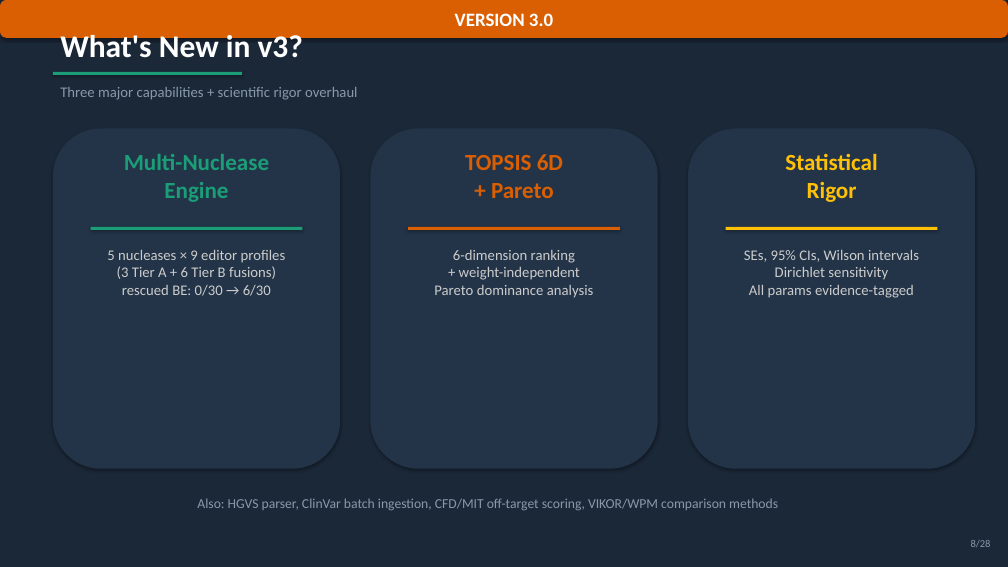
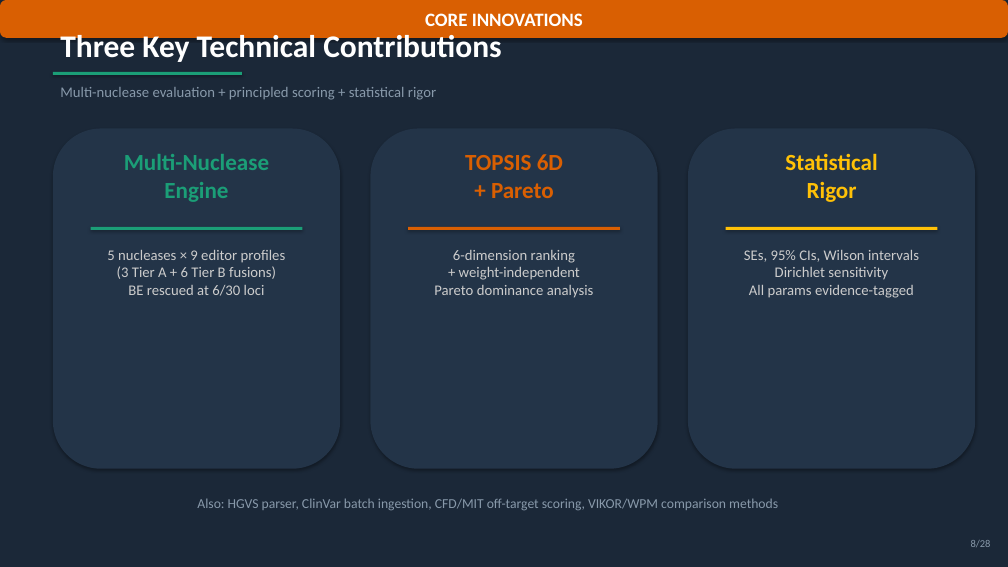
Before and after one commit to visvikbharti/CRISPRArchitect, a slide deck: slide 8 of paper/CRISPRArchitect_v3_LabMeeting.pptx. Drawn at 1008x567 pixels with LibreOffice and Linux fonts; fonts in the diff are those of the drawing. Boxes give left, top, right and bottom in pixels: in the first picture for what was removed or moved away, otherwise in the second. Text is boxed around its words. In the diff, an @@ line names an element or a change of style, - is before the commit and + after.

```diff
--- a/paper/CRISPRArchitect_v3_LabMeeting.pptx
+++ b/paper/CRISPRArchitect_v3_LabMeeting.pptx
@@ text at [425, 13, 583, 26]: text changed @@
-VERSION 3.0
+CORE INNOVATIONS
@@ text at [60, 31, 501, 65]: text changed @@
-What's New in v3?
+Three Key Technical Contributions
@@ text at [60, 87, 436, 100]: text changed @@
-Three major capabilities + scientific rigor overhaul
+Multi-nuclease evaluation + principled scoring + statistical rigor
@@ text at [107, 250, 286, 296]: text changed @@
-5 nucleases × 9 editor profiles
-(3 Tier A + 6 Tier B fusions)
-rescued BE: 0/30 → 6/30
+5 nucleases × 9 editor profiles
+(3 Tier A + 6 Tier B fusions)
+BE rescued at 6/30 loci
```
Also in this commit, not shown: 11 other slides changed, 19 other files.
